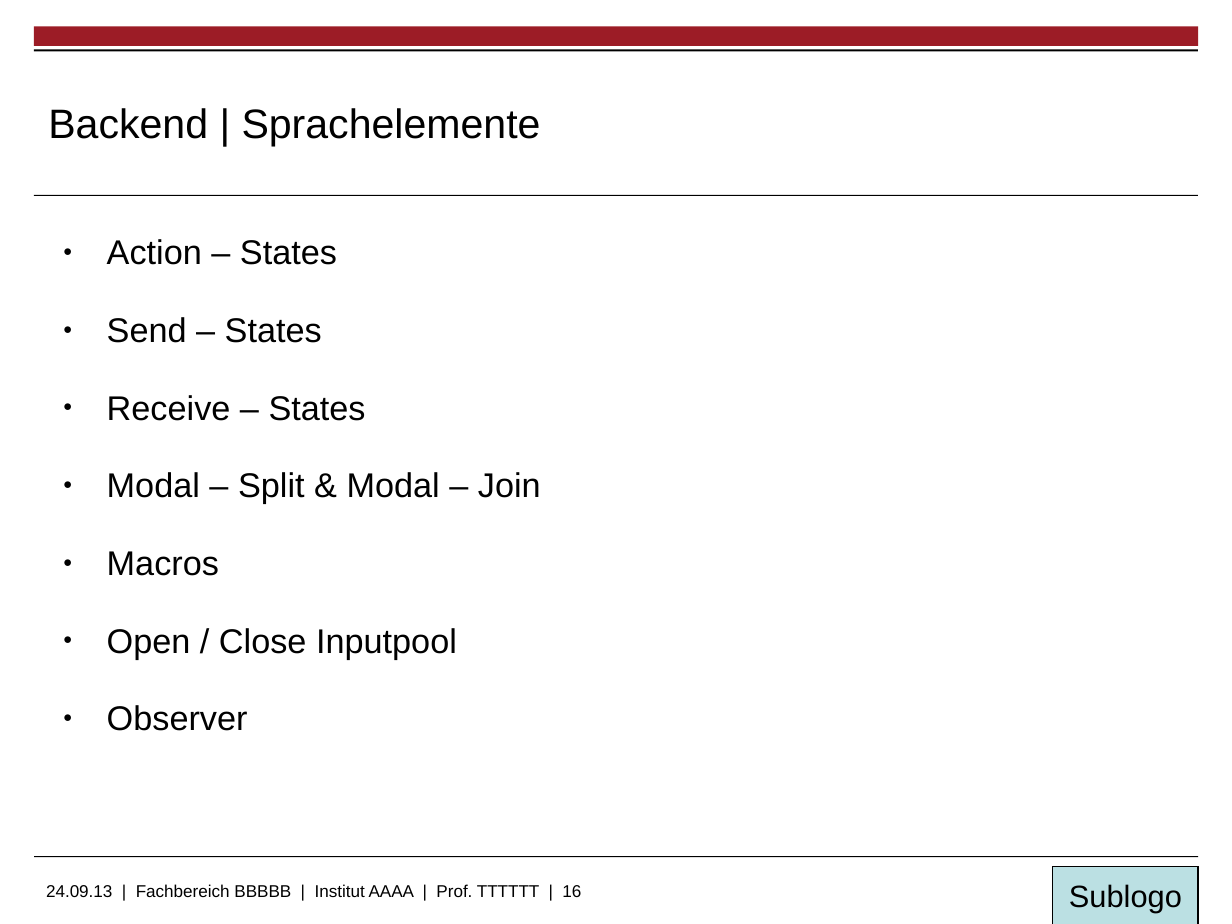
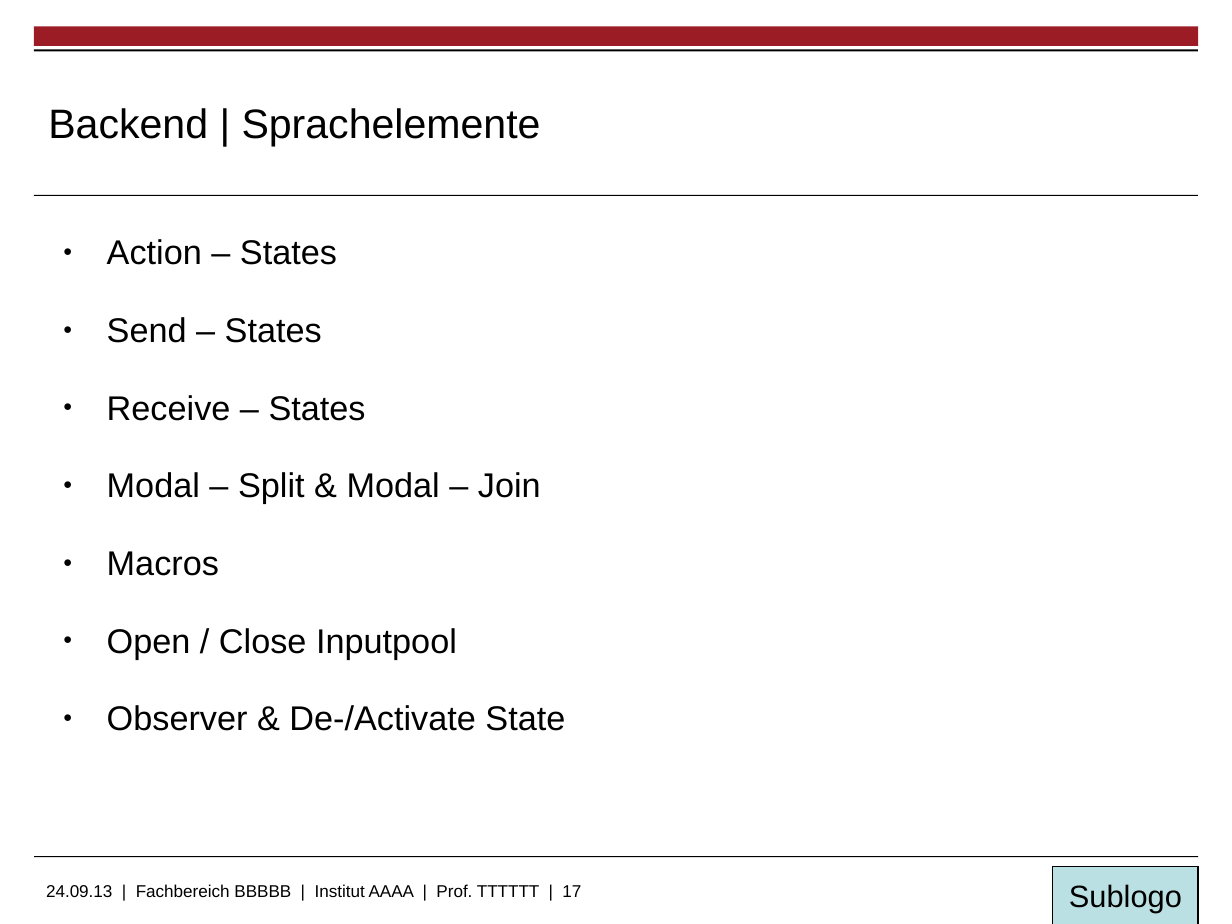
Before and after one commit to LittleCherry722/ServiceHost, a slide deck: slide 17 of Praesentationen/Abschlusspraesentation SS13/Backend.odp (slide 16 before the commit). Drawn at 1232x924 pixels with LibreOffice and Linux fonts; fonts in the diff are those of the drawing; background and template pictures are left out. Boxes give left, top, right and bottom in pixels: in the first picture for what was removed or moved away, otherwise in the second. Text is boxed around its words. In the diff, an @@ line names an element or a change of style, - is before the commit and + after.

Commit message:
Backend slides update

```diff
--- a/Praesentationen/Abschlusspraesentation SS13/Backend.odp
+++ b/Praesentationen/Abschlusspraesentation SS13/Backend.odp
@@ text at bbox=[107, 705, 565, 731]: text changed @@
-● Observer
+● Observer & De-/Activate State
@@ text at bbox=[46, 884, 581, 897]: text changed @@
-24.09.13 | Fachbereich BBBBB | Institut AAAA | Prof. TTTTTT | 16
+24.09.13 | Fachbereich BBBBB | Institut AAAA | Prof. TTTTTT | 17
```
Also in this commit, not shown: 6 other slides changed, 1 slide added.
